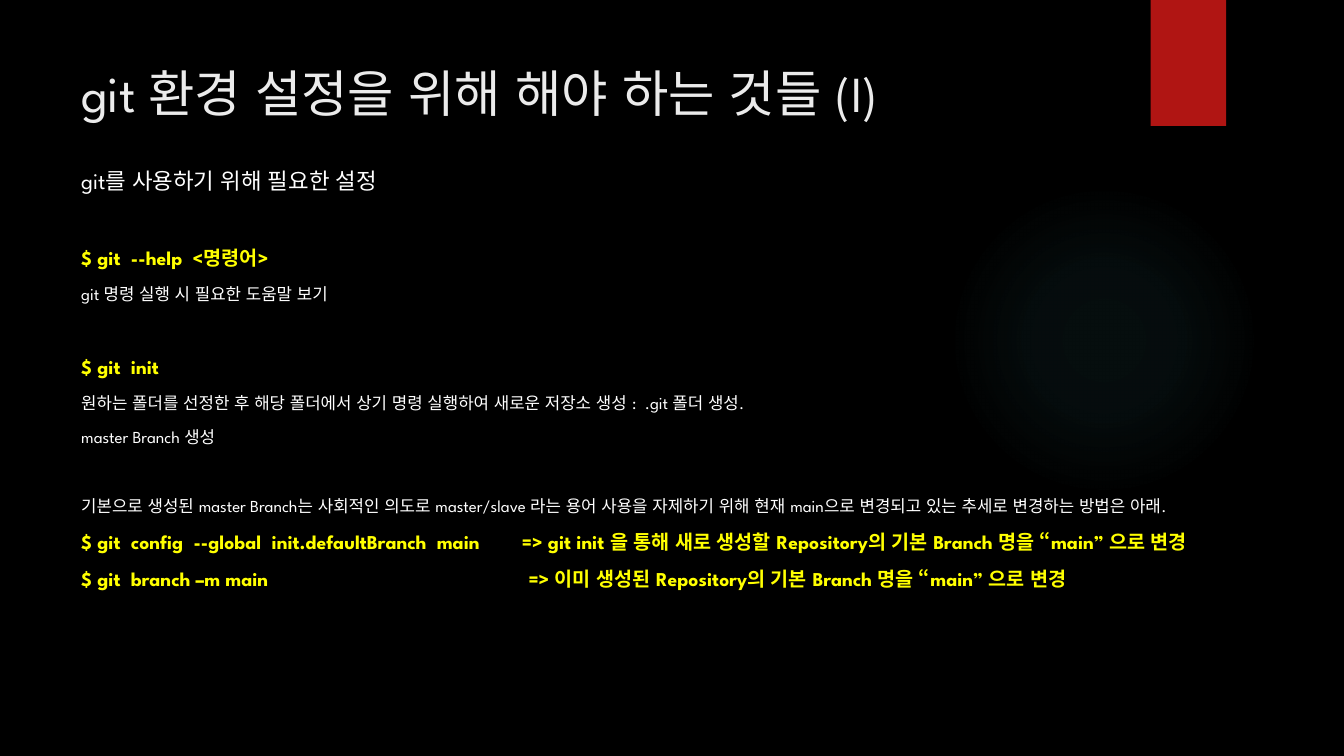
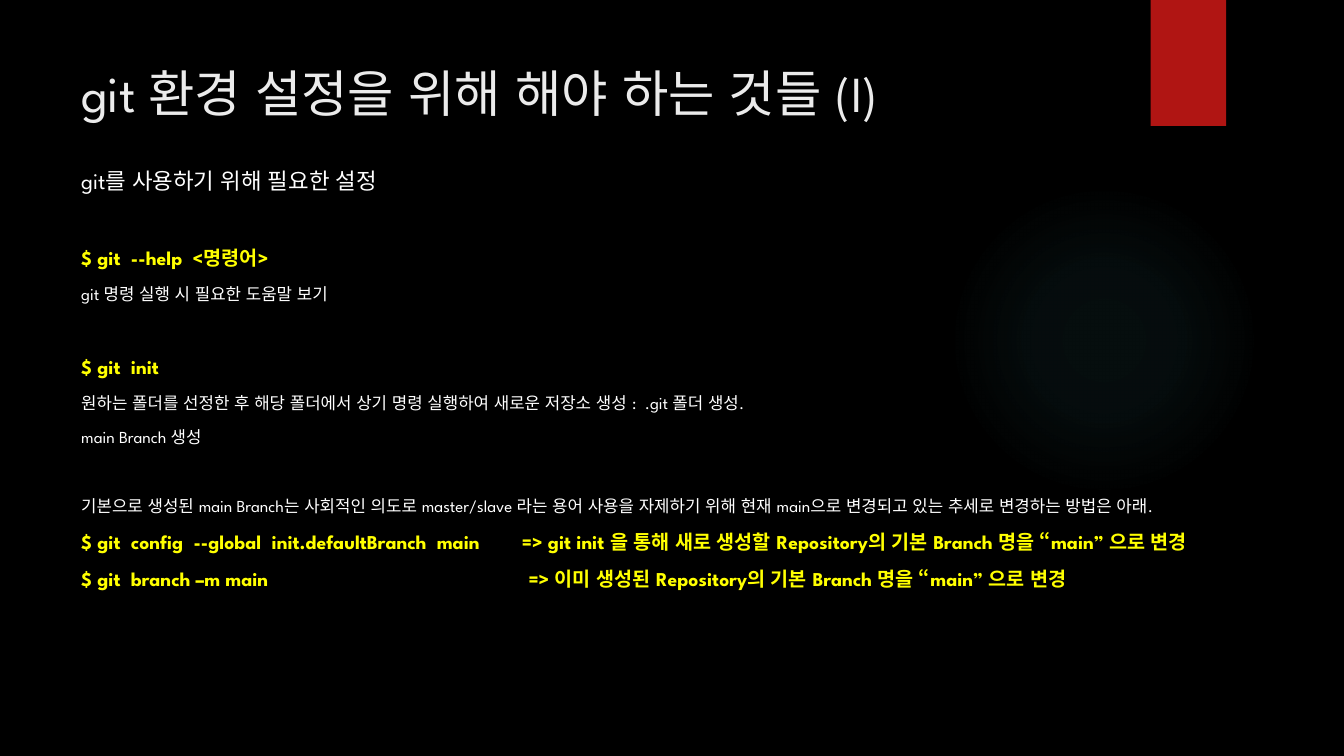
Before and after one commit to iredseal/Learning, a slide deck: slide 5 of Tools/git/SW 형상 관리.pptx. Drawn at 1344x756 pixels with LibreOffice and Linux fonts; fonts in the diff are those of the drawing; background and template pictures are left out. Boxes give left, top, right and bottom in pixels: in the first picture for what was removed or moved away, otherwise in the second. Text is boxed around its words. In the diff, an @@ line names an element or a change of style, - is before the commit and + after.

```diff
--- a/Tools/git/SW 형상 관리.pptx
+++ b/Tools/git/SW 형상 관리.pptx
@@ text at [81,429,1153,514]: text changed @@
-master Branch 생성
-기본으로 생성된 master Branch는 사회적인 의도로 master/slave 라는 용어 사용을 자제하기 위해 현재 main으로 변경되고 있는 추세로 변경하는 방법은 아래.
+main Branch 생성
+기본으로 생성된 main Branch는 사회적인 의도로 master/slave 라는 용어 사용을 자제하기 위해 현재 main으로 변경되고 있는 추세로 변경하는 방법은 아래.
```
Also in this commit, not shown: 3 other slides changed.
